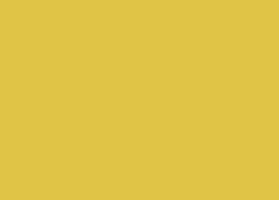
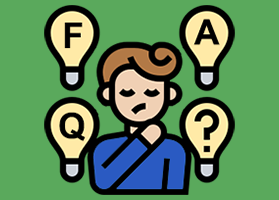
Layered file, before and after one edit (279x200). Changes by layer:
added layer "nCNlEgO" above "Layer 1" over [44, 5, 235, 195]
painted on "Layer 1" over [0, 0, 279, 200]
